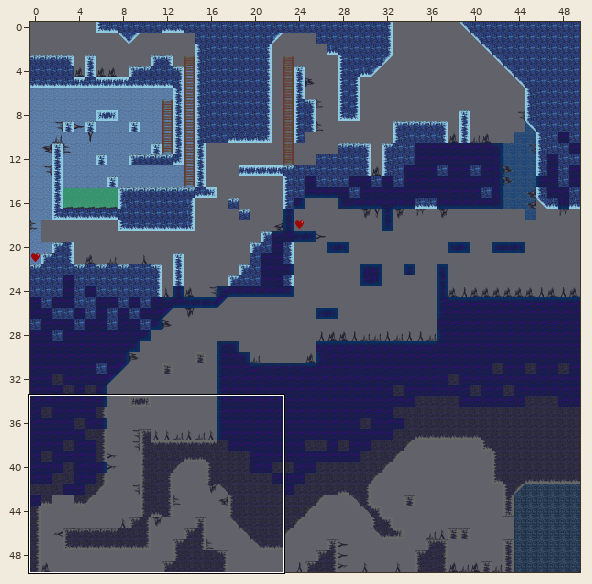
A Tiled map gets an edit: assets/map.tmx. The picture above shows the old version from afar; the outline marks the close-up.
Close-up. Before the edit:
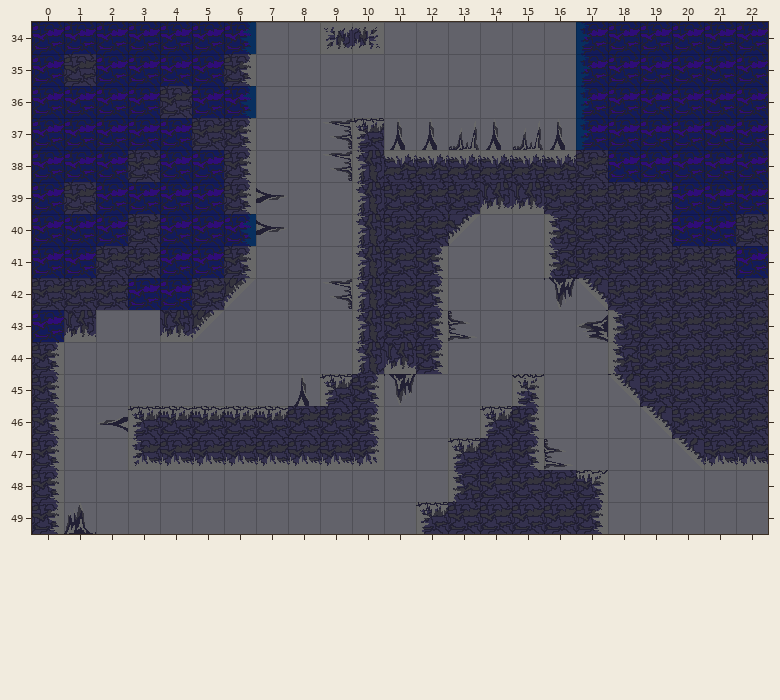
Cells are 32x32 px. Shown: x 0..22, y 34..49. The commit also changed other parts of the map, which this record leaves out.
And afterwards:
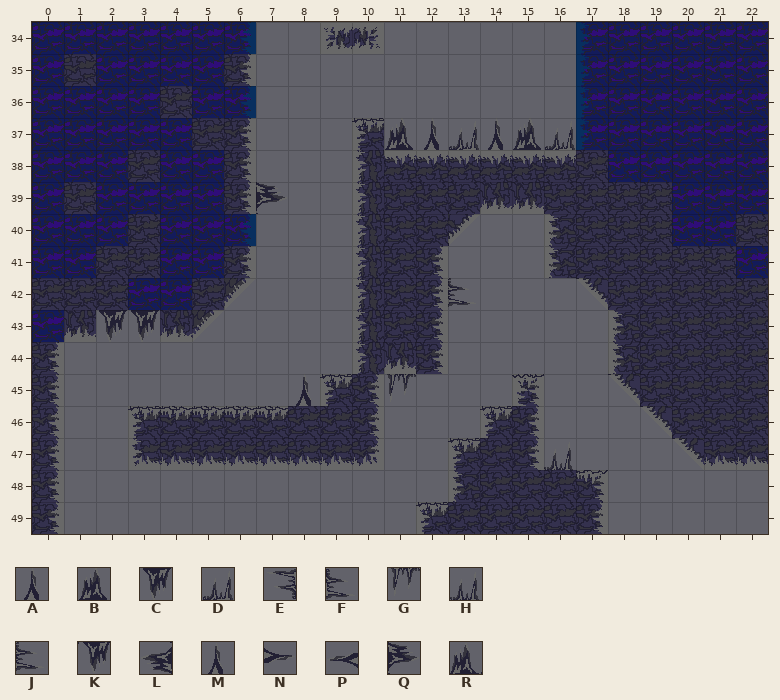
Key: from "tuiles_de_jeu": A 103, B 104, C 104 turned 180, D 105, E 105 turned 270, F 105 turned 90, G 153, H 153 turned 180, J 153 turned 270, K 154, L 154 turned 90, M 155 turned 180, N 155 turned 270, P 155 turned 90, Q 202, R 202 turned 270.
_ is an empty cell.
Tiles of an added or newly shown layer are drawn over the layers below it.
The exact change:
Layer "calque_plateformes":
The author cleared tile D in row 37 at x 15.
The author cleared tile E in rows 37 to 38 at x 9; in row 42 at x 9.
The author cleared tile F in row 43 at x 13; in row 47 at x 16.
The author cleared tile K in row 42 at x 16; in row 45 at x 11.
The author cleared tile L in row 43 at x 17.
The author cleared tile M in row 37 at x 11 to 12, 14 and 16; in row 45 at x 8.
The author cleared tile N in rows 39 to 40 at x 7.
The author cleared tile P in row 46 at x 2.
The author cleared tile R in row 49 at x 1.
Layer "calque_pics" (added):
There is now tile A in row 37 at x 12 and 14; in row 45 at x 8.
There is now tile B in row 37 at x 11 and 15.
There is now tile C in row 43 at x 2 to 3.
There is now tile D in row 37 at x 16.
There is now tile G in row 45 at x 11.
There is now tile H in row 47 at x 16.
There is now tile J in row 42 at x 13.
There is now tile Q in row 39 at x 7.
